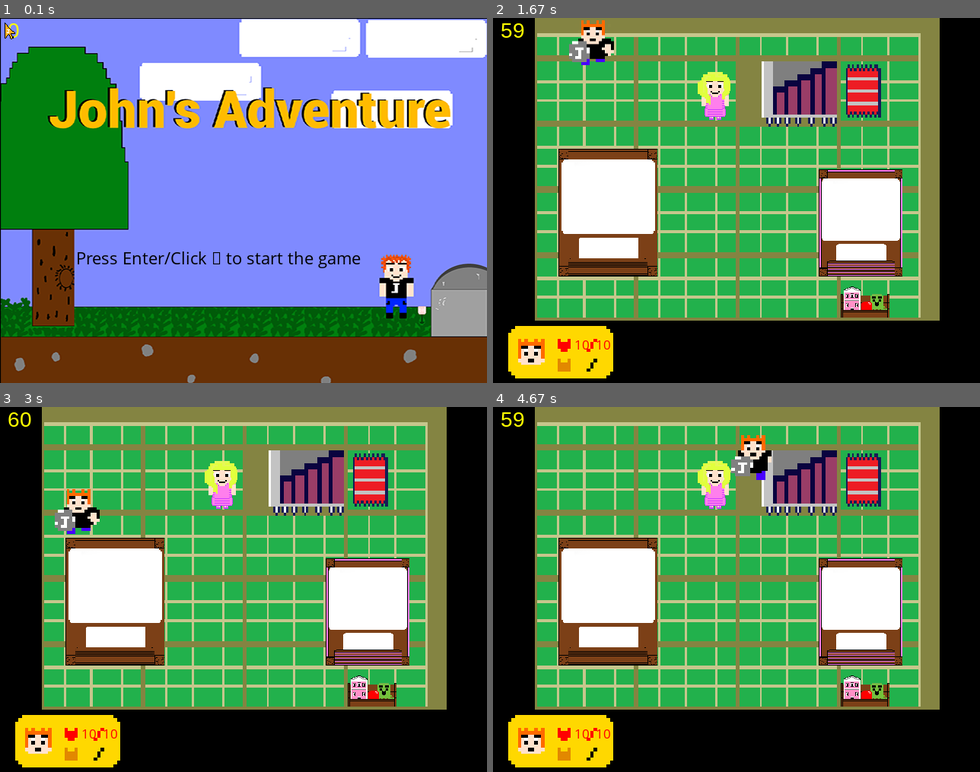
Above: before the commit, frames 1-4 (two rows, left to right).
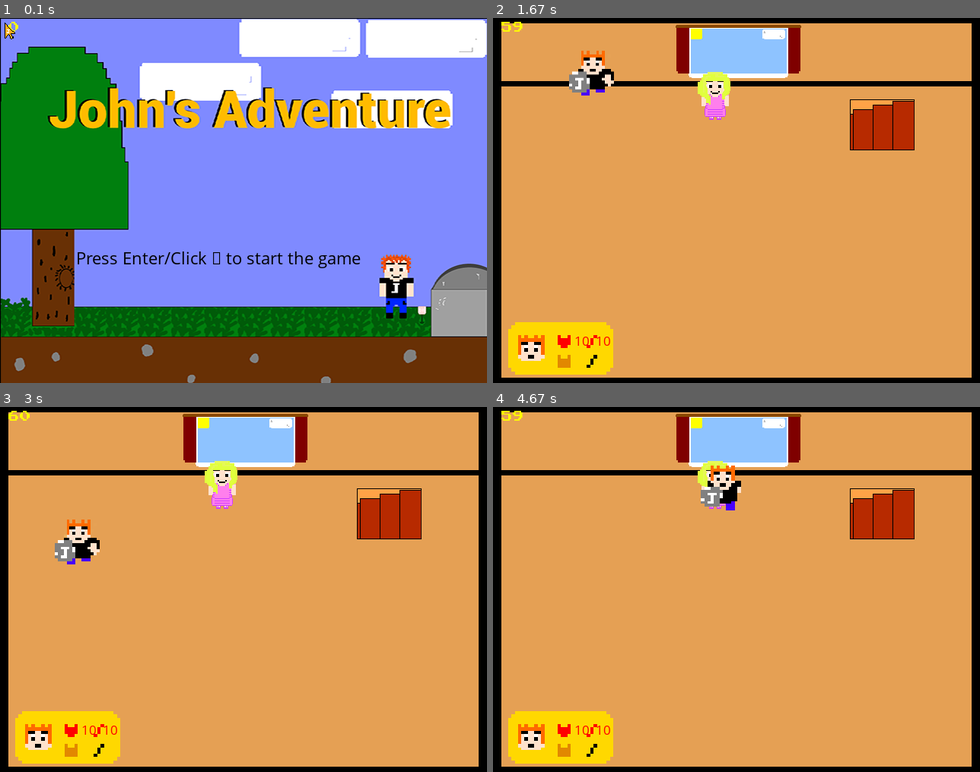
Above: after the commit, the same moments.

Repository: Marios325346/John-sAdventure
Game: pygame game, started from main.py
Two runs of this game, one before a commit and one after it. Both use one fixed random seed, a clock stepped at 60 frames per second and the inputs below.
Inputs:
- Up to frame 1 (0.1 s): no input
- Up to frame 2 (1.67 s): tap Enter at 0.33 s; hold Up 1.17-1.63 s
- Up to frame 3 (3 s): hold Right 1.67-2.13 s; hold Left 2.17-2.7 s; hold Down from 2.73 s (still down)
- Up to frame 4 (4.67 s): release Down at 3.03 s; hold Left 3.07-3.47 s; hold Up 3.5-3.87 s; hold Right 3.9-4.53 s; hold Down from 4.57 s (still down)

The runs differ from the first frame. In frame 1, less than 0.1% of the frame differs, in the area x 1-4%, y 1-6%; in frame 2, 92%; in frame 3, 92%; in frame 4, 92%, in the area x 1-99%, y 0-99%.

Commit message:
ver 0.0.2

Diff:
--- a/main.py
+++ b/main.py
@@ -1,14 +1,14 @@
 #COPYRIGHT 2020-2021
 #version 0.
 
-import os, pygame, random , math , time , sys
+import os, pygame, random, math, time, sys
 from pygame import mixer
 from pygame import *
 
 pygame.init()
 
 #screen
-screen = pygame.display.set_mode((640,480))
+screen = pygame.display.set_mode((640, 480))
 clock = pygame.time.Clock()
 
 #Logo
@@ -32,11 +32,28 @@
 #pygame.mixer.music.load("sound/home.mp3")
 #pygame.mixer.music.play(-1)
 
-Arial_font = pygame.font.SysFont("Arial",28)
+Pixel_font = pygame.font.Font("fonts/pixelfont.ttf",18)
 def framerate():
     fps = str(int(clock.get_fps()))
-    fps_text = Arial_font.render(fps, 1, pygame.Color("yellow"))
+    fps_text = Pixel_font.render(fps, 1, pygame.Color("yellow"))
     return fps_text
+
+catalogImg = pygame.image.load('sprites/catalog.png')
+def stairs_catalog():
+    global catalogImg
+    text = Pixel_font.render("Want to go downstairs? ", True, (255,255,255))
+    n = 0
+    if playerX >= 440 and playerX <= 530 and playerY >= 60 and playerY <= 120:
+        if event.key == pygame.K_RETURN:
+            screen.blit(catalogImg, (100, 340))
+            screen.blit(text, (120, 350))
+            n += 1
+            if n == 2:
+                print("going to kitchen")
+            print(n)
+        else:
+            pass
+
 
 menu = True
 while menu:
@@ -127,25 +144,12 @@
     health = 10
     max_health = 10
     heartX = 20
-    heartY = 405
+    heartY = 400
     heartImg = pygame.image.load('sprites/player/john_ui.png')
     hp_text = myfont.render(str(health)+"  "+str(max_health) ,True , (255,0,0))
     screen.blit(heartImg,(heartX,heartY))
     screen.blit(hp_text,(heartX + 87, heartY + 12))
 
-
-#Abilities
-def sprint():
-    global playerX_change
-    global playerY_change
-    if up:
-        playerY_change = playerY_change + 10
-    elif down:
-        playerY_change = playerY_change - 10
-    elif right:
-        playerX_change = playerX_change + 10
-    elif left:
-        playerX_change = playerX_change - 10
 
 # BEDROOM
 #Catalog
@@ -204,10 +208,6 @@
                 right = False
                 up = False
                 down = True
-            #Sprint
-            if event.key == pygame.K_LSHIFT:
-                sprint()
-
           if event.type == pygame.KEYUP:
             if event.key == pygame.K_LEFT or event.key == pygame.K_RIGHT or event.key == pygame.K_UP or event.key == pygame.K_DOWN:
                 playerX_change = 0
@@ -225,15 +225,15 @@
 
     #Stops the player from going out of bounds
     #X Position 1200
-    if playerX <= 45:
-        playerX = 45
-    elif playerX >= 525:
-        playerX = 525
+    if playerX <= 5:
+        playerX = 5
+    elif playerX >= 580:
+        playerX = 580
     #Y Position 900
-    if playerY <= 0:
-        playerY = 0
-    elif playerY >= 335:
-        playerY = 335
+    if playerY <= 40:
+        playerY = 40
+    elif playerY >= 410:
+        playerY = 410
 
 
     #Cynthia interaction checker
@@ -243,14 +243,10 @@
             #screen.blit(cynthia_text , (100, 630))
             #screen.blit(cynthia_name , (900, 725))
 
-    #Level2
-    if playerX >= 320 and playerX <= 420 and playerY >= 0 and playerY <= 70:
-        game  = False
-        main_room = True
-
-    print("X:",playerX,"Y",playerY)
+    #print("X:",playerX,"Y",playerY)
     screen.blit(framerate(), (10,0))
     hearts()
+    stairs_catalog()
     clock.tick(60)
     gameWindow()
 
@@ -297,10 +293,6 @@
                 right = False
                 up = False
                 down = True
-         #Sprint
-          if event.key == pygame.K_LSHIFT:
-              sprint()
-
         if event.type == pygame.KEYUP:
             if event.key == pygame.K_LEFT or event.key == pygame.K_RIGHT or event.key == pygame.K_UP or event.key == pygame.K_DOWN:
                 playerX_change = 0
Binary file added: fonts/pixelfont.ttf
Binary file changed: sprites/Johns_room.png
Binary file changed: sprites/catalog.png
